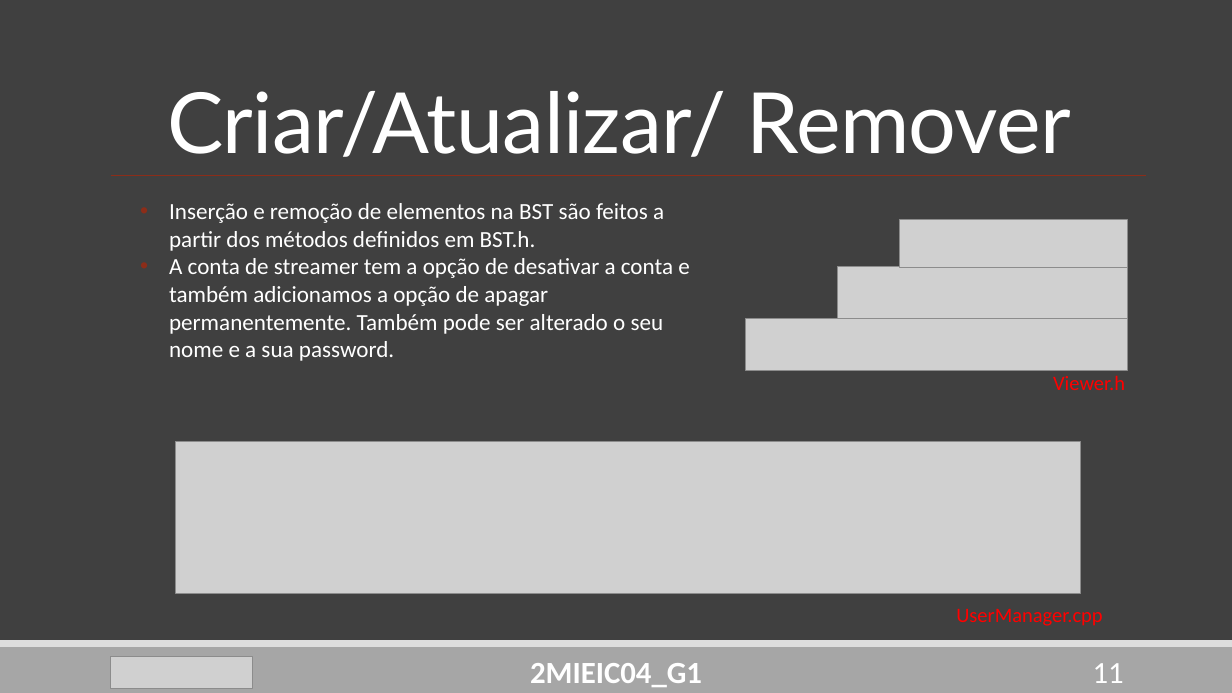
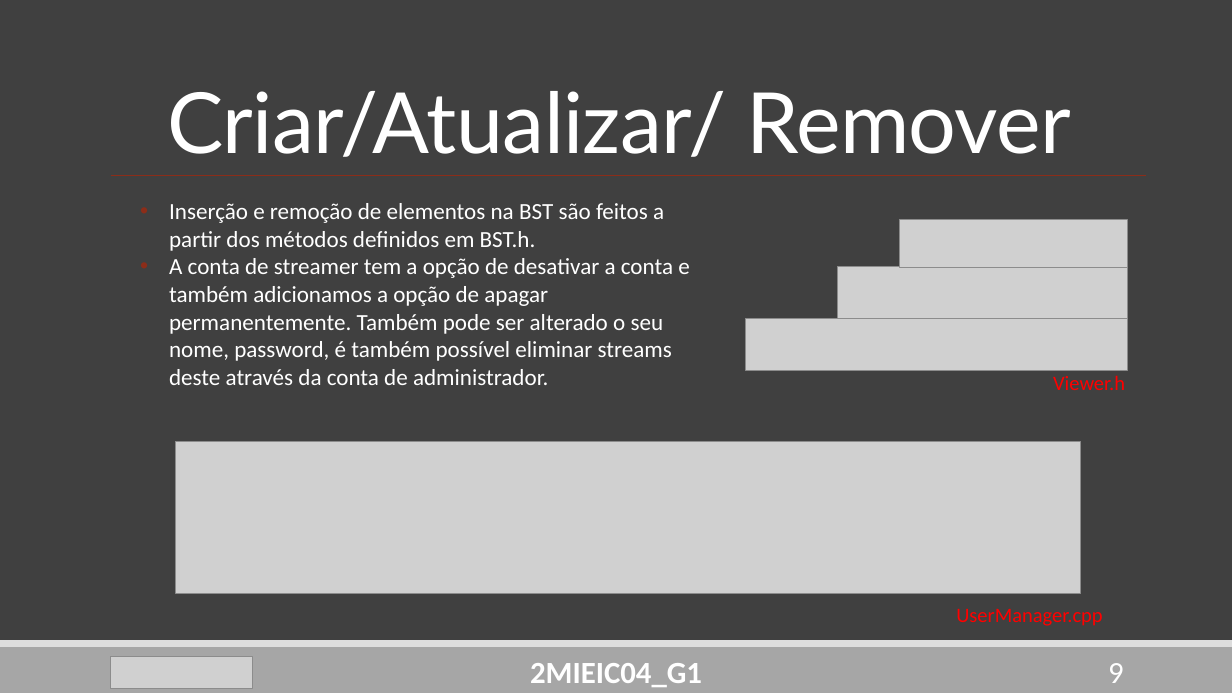
Before and after one commit to DoStini/FEUP-AEDA-proj, a slide deck: slide 9 of StreamZ__P2.pptx (slide 11 before the commit). Drawn at 1232x693 pixels with LibreOffice and Linux fonts; fonts in the diff are those of the drawing; grey boxes stand for pictures. Boxes give left, top, right and bottom in pixels: in the first picture for what was removed or moved away, otherwise in the second. Text is boxed around its words. In the diff, an @@ line names an element or a change of style, - is before the commit and + after.

```diff
--- a/StreamZ__P2.pptx
+++ b/StreamZ__P2.pptx
@@ text at [169,258,689,385]: text changed @@
-• A conta de streamer tem a opção de desativar a conta e também adicionamos a opção de apagar permanentemente. Também pode ser alterado o seu nome e a sua password.
+• A conta de streamer tem a opção de desativar a conta e também adicionamos a opção de apagar permanentemente. Também pode ser alterado o seu nome, password, é também possível eliminar streams deste através da conta de administrador.
@@ page number at [1108,663,1124,683]: text changed @@
-11
+9
```
Also in this commit, not shown: 3 other slides changed, 2 slides removed, 3 other files.
